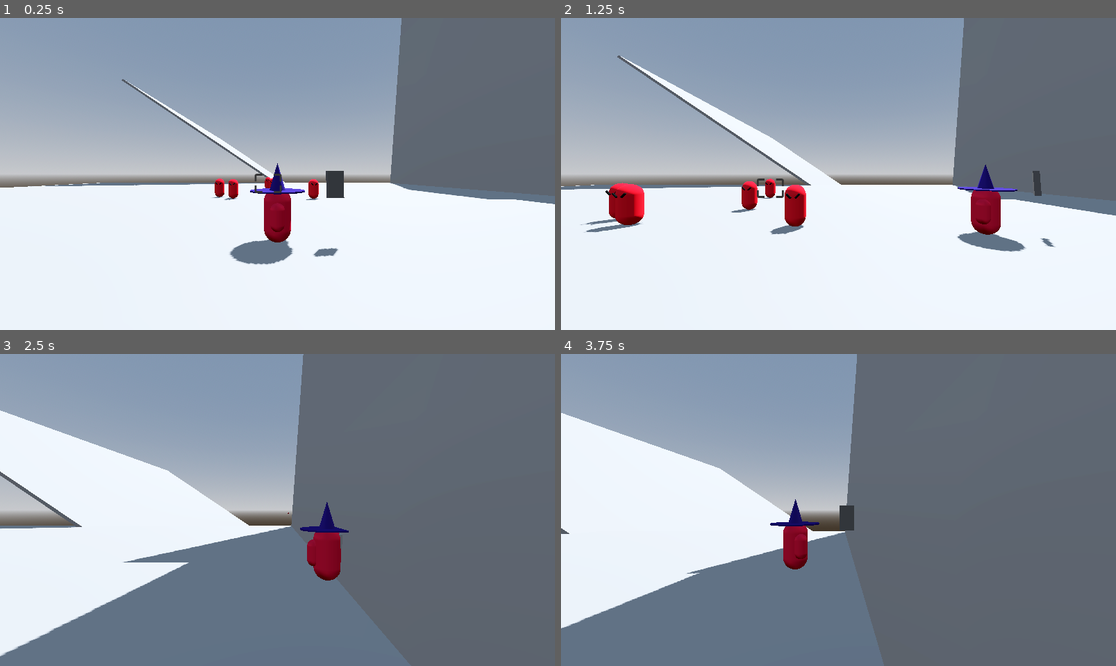
Above: before the commit, frames 1-4 (two rows, left to right).
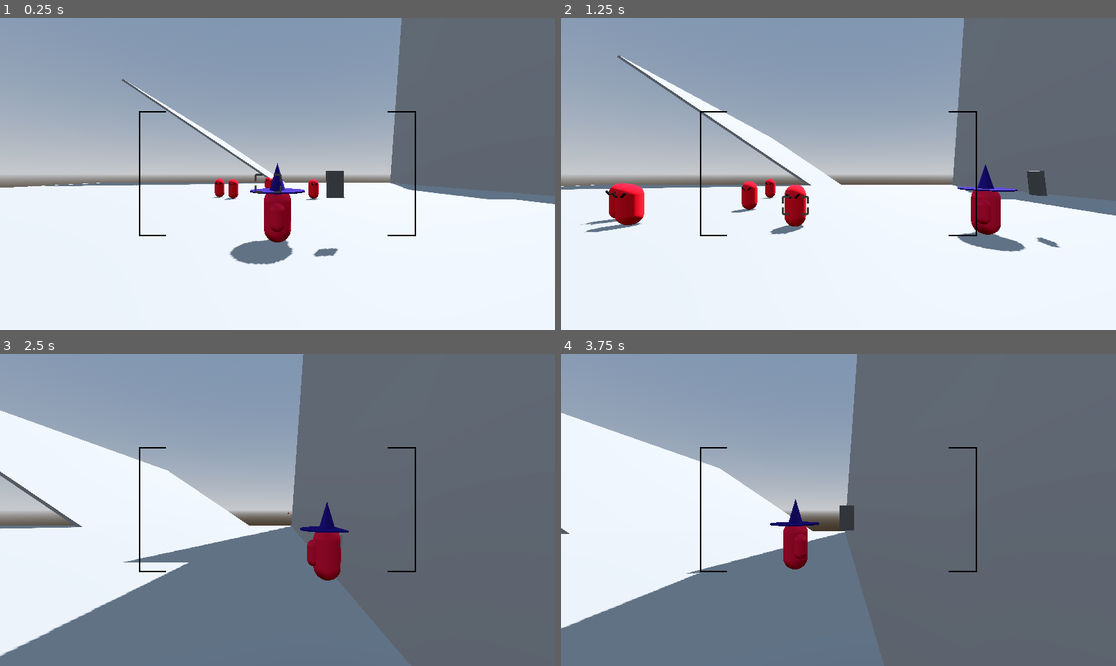
Above: after the commit, the same moments.

Repository: lead0lead/godot-3d-bullet-hell
Game: Godot game, scene res://scenes/main.tscn
Two runs of this game, one before a commit and one after it. Both use one fixed random seed, a clock stepped at 60 frames per second and the inputs below.
Inputs (mouse positions are in pixels of both pictures, inside the frame that each line leads up to):
- Up to frame 1 (0.25 s): no input
- Up to frame 2 (1.25 s): tap Enter at 0.5 s; move the mouse to (960, 158) at 0.52 s; hold D (right) from 0.53 s (still down); hold Shift (boost) from 0.53 s (still down); tap Space (jump) at 0.77 s
- Up to frame 3 (2.5 s): move the mouse to (166, 525) at 1.27 s; release D (right) at 1.28 s; release Shift (boost) at 1.28 s; hold S (back) 1.28-2.03 s; tap X (dash) at 1.35 s; tap Space (jump) at 1.52 s; move the mouse to (333, 441) at 2.02 s; press the mouse at (333, 441) at 2.03 s; hold D (right) from 2.03 s (still down)
- Up to frame 4 (3.75 s): move the mouse to (810, 572) at 2.77 s; release D (right) at 2.78 s; release the mouse at (810, 572) at 2.78 s; hold W (forward) 2.78-3.53 s; tap F (toggle-flight) at 2.85 s; tap Space (jump) at 3.02 s; move the mouse to (1005, 556) at 3.52 s; hold A (left) from 3.53 s (still down); hold Shift (boost) from 3.53 s (still down)

The runs differ from the first frame. In frame 1, 0.3% of the frame differs, in the area x 25-75%, y 29-70%; in frame 2, 0.6%, in the area x 25-91%, y 29-74%; in frame 3, 0.3%; in frame 4, 0.3%.

Commit message:
Fix bugs with enemy detection area size
add new crosshair texture

Diff:
--- a/scenes/player.tscn
+++ b/scenes/player.tscn
@@ -7,6 +7,7 @@
 [ext_resource type="Script" path="res://scripts/target_lock_on.gd" id="4_4837r"]
 [ext_resource type="Script" path="res://scripts/ranged_weapon.gd" id="5_aqun7"]
 [ext_resource type="Script" path="res://scripts/player_ui.gd" id="7_t6iij"]
+[ext_resource type="Texture2D" uid="uid://5av0civl840h" path="res://textures/crosshair.png" id="8_t0go2"]
 
 [sub_resource type="StandardMaterial3D" id="StandardMaterial3D_n7vr8"]
 albedo_color = Color(0.827151, 0, 0.217989, 1)
@@ -146,7 +147,7 @@
 
 [node name="Crosshair" type="TextureRect" parent="PlayerUI"]
 unique_name_in_owner = true
-visible = false
+texture_filter = 1
 anchors_preset = 8
 anchor_left = 0.5
 anchor_top = 0.5
@@ -160,7 +161,8 @@
 grow_vertical = 2
 size_flags_horizontal = 4
 size_flags_vertical = 4
-texture = ExtResource("3_egn86")
+texture = ExtResource("8_t0go2")
+expand_mode = 1
 
 [node name="TargetMarker" type="Sprite2D" parent="PlayerUI"]
 texture = ExtResource("3_egn86")
--- a/scripts/player_ui.gd
+++ b/scripts/player_ui.gd
@@ -1,7 +1,7 @@
 extends CanvasLayer
 
 @export var crosshair_width = 0.5
-@export var crosshair_height = 0.5
+@export var crosshair_height = 0.4
 @export var target_marker: Sprite2D
 
 @onready var _crosshair: TextureRect = %Crosshair
--- a/scripts/target_lock_on.gd
+++ b/scripts/target_lock_on.gd
@@ -1,7 +1,7 @@
 extends Node
 
 @export var detection_area_width_ratio := 0.5
-@export var detection_area_height_ratio := 0.6
+@export var detection_area_height_ratio := 0.4
 @onready var _camera: Node3D = %PlayerCamera
 
 func _process(delta: float) -> void:
@@ -12,7 +12,7 @@
 	var detection_area_width = screen_size.x * detection_area_width_ratio
 	var detection_area_height = screen_size.y * detection_area_height_ratio
 	var detection_area_x_start = (screen_size.x - detection_area_width) / 2
-	var detection_area_y_start = (screen_size.y - detection_area_width) / 2
+	var detection_area_y_start = (screen_size.y - detection_area_height) / 2
 	var detection_area_x_end = detection_area_x_start + detection_area_width
 	var detection_area_y_end = detection_area_y_start + detection_area_height
 
@@ -28,7 +28,7 @@
 		var target_screen_pos = _camera.unproject_position(possible_target.global_position)
 		if ((float(target_screen_pos.x) >= detection_area_x_start
 				and float(target_screen_pos.x) <= detection_area_x_end
-				and float(target_screen_pos.y) >= detection_area_x_start
+				and float(target_screen_pos.y) >= detection_area_y_start
 				and float(target_screen_pos.y) <= detection_area_y_end)):
 			possible_targets_in_detection_area.append(possible_target)
 
Not shown: 1 places in scenes/player.tscn that only renumber resources
Binary file added: textures/crosshair.png
Not shown, added: textures/crosshair.png.import
